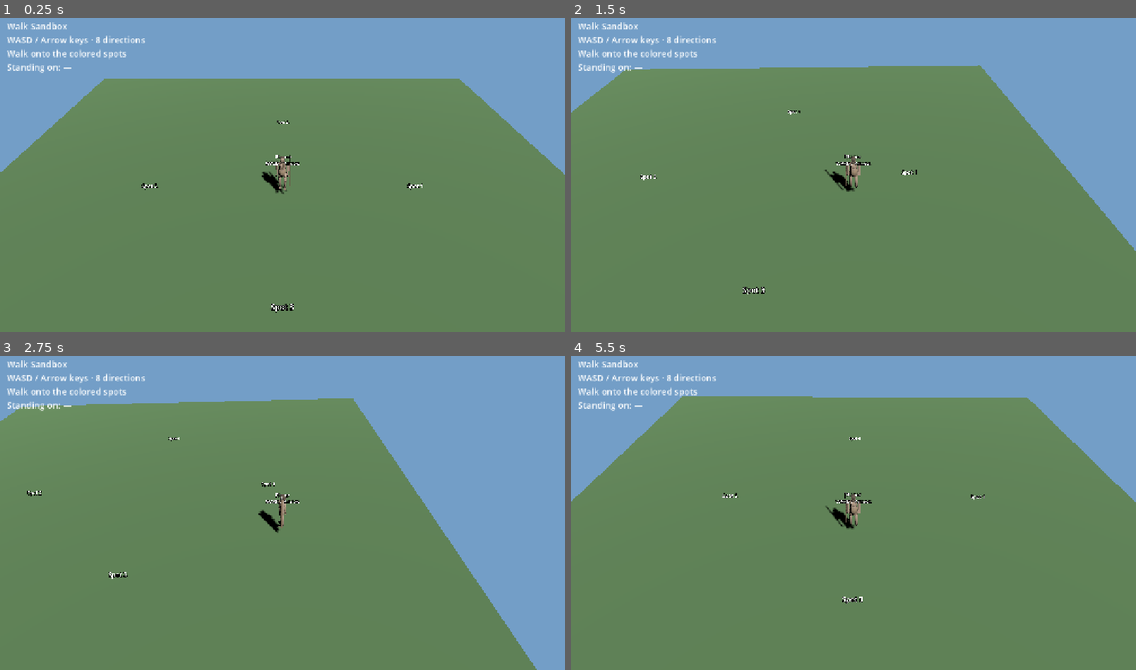
Above: before the commit, frames 1-4 (two rows, left to right).
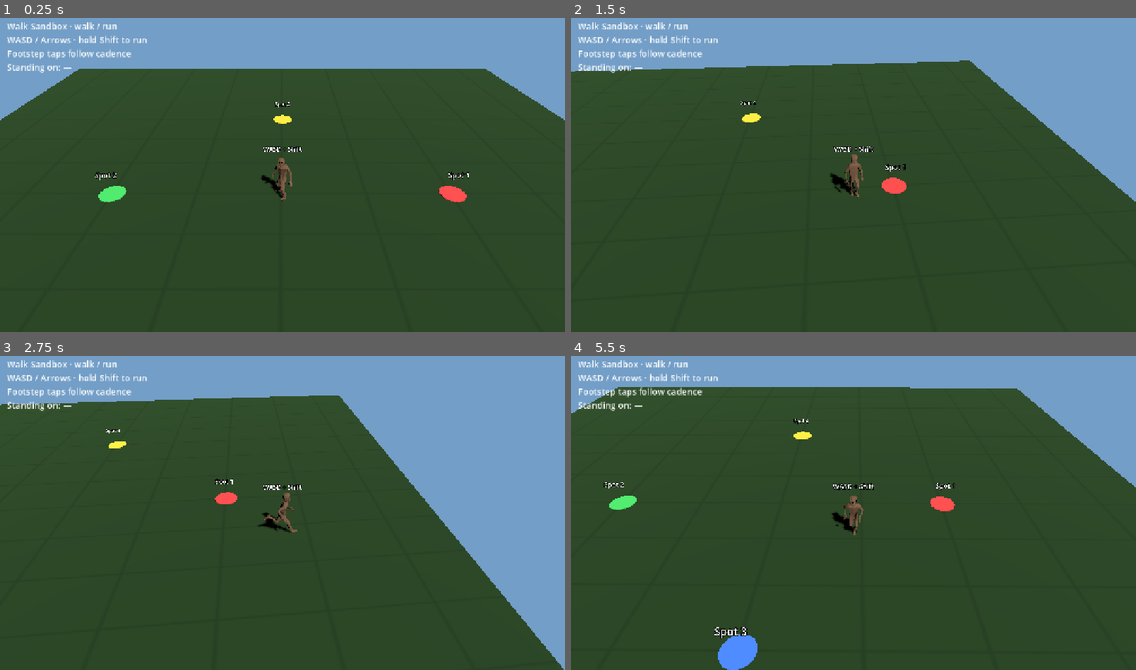
Above: after the commit, the same moments.

Repository: huangyuan3h/game-utils
Game: Godot game, scene res://scenes/main.tscn
The game is run twice, just before and just after one commit, with the same random seed, the same clock (stepped at 60 frames per second) and the same inputs.
Inputs:
- Up to frame 1 (0.25 s): no input
- Up to frame 2 (1.5 s): hold D (move_right) 0.53-1.28 s; hold Shift (sprint, bound only after the commit) 0.53-1.28 s; hold S (move_back) from 1.28 s (still down); tap Shift (sprint, bound only after the commit) at 1.35 s
- Up to frame 3 (2.75 s): release S (move_back) at 2.03 s; hold D (move_right) from 2.03 s (still down); hold Shift (sprint, bound only after the commit) from 2.03 s (still down)
- Up to frame 4 (5.5 s): release D (move_right) at 2.78 s; release Shift (sprint, bound only after the commit) at 2.78 s; hold W (move_forward) 2.78-3.53 s; tap Shift (sprint, bound only after the commit) at 2.85, 4.35 s; hold Shift (sprint, bound only after the commit) 3.53-4.28 s; hold A (move_left) 3.53-5.03 s; hold S (move_back) from 5.03 s (still down); hold Shift (sprint, bound only after the commit) from 5.03 s (still down)

The runs differ from the first frame. In frame 1, 82% of the frame differs, in the area x 0-100%, y 1-100%; in frame 2, 79%; in frame 3, 70%; in frame 4, 86%.

Commit message:
Add natural walk/run and footstep audio to the walk sandbox.
Use Quaternius Idle/Walk/Run clips with Shift-to-sprint, smoothed motion, and soft footfall taps so on-foot movement feels more alive.

Co-authored-by: Cursor <cursoragent@cursor.com>

Diff:
--- a/prototypes/walk-sandbox/scenes/main.tscn
+++ b/prototypes/walk-sandbox/scenes/main.tscn
@@ -14,7 +14,7 @@
 
 [sub_resource type="CapsuleShape3D" id="CapsuleShape_player"]
 radius = 0.28
-height = 1.2
+height = 1.5
 
 [node name="Main" type="Node3D" unique_id=1269248842]
 script = ExtResource("1_main")
@@ -26,7 +26,6 @@
 [node name="Ground" type="StaticBody3D" parent="." unique_id=23780792]
 
 [node name="Mesh" type="MeshInstance3D" parent="Ground" unique_id=793050835]
-transform = Transform3D(1, 0, 0, 0, 1, 0, 0, 0, 1, -0.044577003, 0.21098876, -0.10698938)
 mesh = SubResource("BoxMesh_ground")
 surface_material_override/0 = SubResource("Mat_ground")
 
@@ -36,23 +35,28 @@
 [node name="Markers" type="Node3D" parent="." unique_id=360272674]
 
 [node name="Player" type="CharacterBody3D" parent="." unique_id=838498341]
-transform = Transform3D(1, 0, 0, 0, 1, 0, 0, 0, 1, 0, 0.7, 0)
+transform = Transform3D(1, 0, 0, 0, 1, 0, 0, 0, 1, 0, 0.1, 0)
+floor_stop_on_slope = true
 script = ExtResource("2_player")
 
 [node name="CollisionShape3D" type="CollisionShape3D" parent="Player" unique_id=224417404]
-transform = Transform3D(1, 0, 0, 0, 1, 0, 0, 0, 1, 0, 0.1, 0)
+transform = Transform3D(1, 0, 0, 0, 1, 0, 0, 0, 1, 0, 0.75, 0)
 shape = SubResource("CapsuleShape_player")
 
 [node name="VisualRoot" type="Node3D" parent="Player" unique_id=760596979]
 
 [node name="NameLabel" type="Label3D" parent="Player" unique_id=739196515]
-transform = Transform3D(1, 0, 0, 0, 1, 0, 0, 0, 1, 0, 1.5, 0)
+transform = Transform3D(1, 0, 0, 0, 1, 0, 0, 0, 1, 0, 1.85, 0)
 billboard = 1
 text = "Player"
 font_size = 40
 
+[node name="Footsteps" type="AudioStreamPlayer3D" parent="Player"]
+max_distance = 28.0
+bus = &"Master"
+
 [node name="CameraPivot" type="Node3D" parent="." unique_id=1928437569]
-transform = Transform3D(1, 0, 0, 0, 1, 0, 0, 0, 1, 0, 10, 12)
+transform = Transform3D(1, 0, 0, 0, 1, 0, 0, 0, 1, 0, 7.5, 9.5)
 
 [node name="Camera3D" type="Camera3D" parent="CameraPivot" unique_id=799958814]
 current = true
--- a/prototypes/walk-sandbox/scripts/main.gd
+++ b/prototypes/walk-sandbox/scripts/main.gd
@@ -5,6 +5,7 @@
 @onready var _camera: Camera3D = $CameraPivot/Camera3D
 @onready var _hud: Label = $CanvasLayer/HUD
 @onready var _markers_root: Node3D = $Markers
+@onready var _ground_mesh: MeshInstance3D = $Ground/Mesh
 
 const MARKER_COLORS := [
 	Color(0.9, 0.25, 0.25),
@@ -24,16 +25,34 @@
 
 
 func _ready() -> void:
+	_style_ground()
 	_spawn_markers()
 	_update_hud()
 
 
-func _process(_delta: float) -> void:
-	# Soft follow
-	var target := _player.global_position + Vector3(0, 10, 12)
-	$CameraPivot.global_position = $CameraPivot.global_position.lerp(target, 0.08)
-	_camera.look_at(_player.global_position + Vector3(0, 0.8, 0), Vector3.UP)
+func _process(delta: float) -> void:
+	# Soft follow, framed for ~1.65m character
+	var target := _player.global_position + Vector3(0, 7.5, 9.5)
+	$CameraPivot.global_position = $CameraPivot.global_position.lerp(target, 1.0 - exp(-6.0 * delta))
+	_camera.look_at(_player.global_position + Vector3(0, 0.9, 0), Vector3.UP)
 	_update_hud()
+
+
+func _style_ground() -> void:
+	var mat := StandardMaterial3D.new()
+	mat.albedo_color = Color(0.40, 0.55, 0.36)
+	mat.roughness = 0.95
+	# Soft grid so walking distance reads clearly
+	var img := Image.create(64, 64, false, Image.FORMAT_RGBA8)
+	img.fill(Color(0.40, 0.55, 0.36))
+	for x in 64:
+		for y in 64:
+			if x == 0 or y == 0 or x == 32 or y == 32:
+				img.set_pixel(x, y, Color(0.34, 0.48, 0.30))
+	var tex := ImageTexture.create_from_image(img)
+	mat.albedo_texture = tex
+	mat.uv1_scale = Vector3(14, 14, 14)
+	_ground_mesh.material_override = mat
 
 
 func _spawn_markers() -> void:
@@ -42,19 +61,19 @@
 		var cyl := CylinderMesh.new()
 		cyl.top_radius = 0.45
 		cyl.bottom_radius = 0.45
-		cyl.height = 0.15
+		cyl.height = 0.12
 		marker.mesh = cyl
 		var mat := StandardMaterial3D.new()
 		mat.albedo_color = MARKER_COLORS[i]
 		mat.emission_enabled = true
 		mat.emission = MARKER_COLORS[i] * 0.35
 		marker.material_override = mat
-		marker.position = MARKER_POS[i] + Vector3(0, 0.08, 0)
+		marker.position = MARKER_POS[i] + Vector3(0, 0.07, 0)
 		marker.name = "Marker_%d" % (i + 1)
 
 		var label := Label3D.new()
 		label.text = "Spot %d" % (i + 1)
-		label.position = Vector3(0, 0.7, 0)
+		label.position = Vector3(0, 0.85, 0)
 		label.font_size = 48
 		label.modulate = Color(1, 1, 1)
 		label.billboard = BaseMaterial3D.BILLBOARD_ENABLED
@@ -70,4 +89,9 @@
 		if d <= REACH_DIST:
 			reached.append("Spot %d" % (i + 1))
 	var status := "Standing on: " + (", ".join(reached) if reached else "—")
-	_hud.text = "Walk Sandbox\nWASD / Arrow keys · 8 directions\nWalk onto the colored spots\n%s" % status
+	_hud.text = (
+		"Walk Sandbox · walk / run\n"
+		+ "WASD / Arrows · hold Shift to run\n"
+		+ "Footstep taps follow cadence\n"
+		+ status
+	)
--- a/prototypes/walk-sandbox/scripts/player.gd
+++ b/prototypes/walk-sandbox/scripts/player.gd
@@ -1,38 +1,153 @@
 extends CharacterBody3D
-## 8-direction walk controller (WASD / arrow keys).
-
-const SPEED := 4.5
-const MODEL_PATH := "res://assets/models/walker.glb"
-const FALLBACK_MODEL := "res://assets/models/settler.glb"
+## Natural 8-direction walk/run — Quaternius Idle/Walk/Run + footstep taps.
+
+const WALK_SPEED := 3.2
+const RUN_SPEED := 6.4
+const ACCEL := 16.0
+const DECEL := 20.0
+const TURN_SPEED := 12.0
+const MODEL_SCALE := 0.30
+const ANIMATED_PATH := "res://assets/models/quaternius/AnimatedHuman.fbx"
+const WALKER_PATH := "res://assets/models/walker.glb"
+const SETTLER_PATH := "res://assets/models/settler.glb"
+
+## Seconds between footfalls (one foot). Run is quicker da-da.
+const WALK_STEP_INTERVAL := 0.42
+const RUN_STEP_INTERVAL := 0.26
 
 @onready var _visual_root: Node3D = $VisualRoot
 @onready var _label: Label3D = $NameLabel
+@onready var _feet: AudioStreamPlayer3D = $Footsteps
+
+var _anim: AnimationPlayer = null
+var _clip_idle: String = ""
+var _clip_walk: String = ""
+var _clip_run: String = ""
+var _using_rig: bool = false
+var _bob_t: float = 0.0
+var _facing_yaw: float = 0.0
+var _current_clip: String = ""
+var _step_timer: float = 0.0
+var _walk_streams: Array[AudioStream] = []
+var _run_streams: Array[AudioStream] = []
+var _rng := RandomNumberGenerator.new()
 
 
 func _ready() -> void:
+	_rng.randomize()
 	_ensure_input_map()
+	_load_footsteps()
 	_load_model()
-	_label.text = "Player\nWASD / Arrows"
-
-
-func _physics_process(_delta: float) -> void:
+	_label.text = "WASD + Shift"
+
+
+func _physics_process(delta: float) -> void:
 	var input_dir := Input.get_vector("move_left", "move_right", "move_forward", "move_back")
-	# XZ plane: forward is -Z in Godot
-	var direction := Vector3(input_dir.x, 0.0, input_dir.y)
-	if direction.length_squared() > 0.0001:
-		direction = direction.normalized()
-		velocity.x = direction.x * SPEED
-		velocity.z = direction.z * SPEED
-		# Face movement direction (keep upright)
-		var look_at_pos := global_position + Vector3(direction.x, 0.0, direction.z)
-		if look_at_pos.distance_squared_to(global_position) > 0.0001:
-			look_at(look_at_pos, Vector3.UP)
+	var wish := Vector3(input_dir.x, 0.0, input_dir.y)
+	var moving := wish.length_squared() > 0.0001
+	var want_run := moving and Input.is_action_pressed("sprint")
+	var speed := RUN_SPEED if want_run else WALK_SPEED
+
+	if moving:
+		wish = wish.normalized()
+		var target_vel := wish * speed
+		velocity.x = move_toward(velocity.x, target_vel.x, ACCEL * delta)
+		velocity.z = move_toward(velocity.z, target_vel.z, ACCEL * delta)
+		var target_yaw := atan2(wish.x, wish.z)
+		_facing_yaw = lerp_angle(_facing_yaw, target_yaw, 1.0 - exp(-TURN_SPEED * delta))
+		_visual_root.rotation.y = _facing_yaw
 	else:
-		velocity.x = move_toward(velocity.x, 0.0, SPEED)
-		velocity.z = move_toward(velocity.z, 0.0, SPEED)
+		velocity.x = move_toward(velocity.x, 0.0, DECEL * delta)
+		velocity.z = move_toward(velocity.z, 0.0, DECEL * delta)
 
 	velocity.y = 0.0
 	move_and_slide()
+
+	var speed_xz := Vector2(velocity.x, velocity.z).length()
+	var running := want_run and speed_xz > WALK_SPEED * 0.85
+	_update_anim(speed_xz, running, delta)
+	_update_footsteps(speed_xz, running, delta)
+
+
+func _update_anim(speed_xz: float, running: bool, delta: float) -> void:
+	var moving := speed_xz > 0.25
+	if _using_rig and _anim != null:
+		if moving:
+			if running and _clip_run != "":
+				_play_clip(_clip_run)
+				_anim.speed_scale = clampf(speed_xz / RUN_SPEED, 0.85, 1.2)
+			else:
+				_play_clip(_clip_walk if _clip_walk != "" else _clip_run)
+				_anim.speed_scale = clampf(speed_xz / WALK_SPEED, 0.75, 1.25)
+		else:
+			_play_clip(_clip_idle)
+			_anim.speed_scale = 1.0
+		_visual_root.position.y = 0.0
+		return
+
+	if moving:
+		var bob_rate := 14.0 if running else 8.0
+		var bob_amp := 0.06 if running else 0.045
+		_bob_t += delta * (bob_rate + speed_xz * 1.5)
+		_visual_root.position.y = absf(sin(_bob_t)) * bob_amp
+		_visual_root.rotation.z = sin(_bob_t * 0.5) * 0.05
+		_visual_root.rotation.x = sin(_bob_t) * 0.035
+	else:
+		_bob_t = 0.0
+		_visual_root.position.y = move_toward(_visual_root.position.y, 0.0, delta * 2.0)
+		_visual_root.rotation.x = move_toward(_visual_root.rotation.x, 0.0, delta * 4.0)
+		_visual_root.rotation.z = move_toward(_visual_root.rotation.z, 0.0, delta * 4.0)
+
+
+func _update_footsteps(speed_xz: float, running: bool, delta: float) -> void:
+	if speed_xz < 0.4:
+		_step_timer = 0.0
+		return
+	var interval := RUN_STEP_INTERVAL if running else WALK_STEP_INTERVAL
+	# Scale interval slightly with actual speed so slow walk is less busy
+	interval *= clampf((RUN_SPEED if running else WALK_SPEED) / maxf(speed_xz, 0.1), 0.75, 1.35)
+	_step_timer -= delta
+	if _step_timer > 0.0:
+		return
+	_step_timer = interval
+	_play_footstep(running)
+
+
+func _play_footstep(running: bool) -> void:
+	if _feet == null:
+		return
+	var pool := _run_streams if running and not _run_streams.is_empty() else _walk_streams
+	if pool.is_empty():
+		return
+	_feet.stream = pool[_rng.randi_range(0, pool.size() - 1)]
+	_feet.pitch_scale = _rng.randf_range(0.92, 1.08)
+	_feet.volume_db = (-8.0 if running else -12.0) + _rng.randf_range(-1.0, 1.0)
+	_feet.play()
+
+
+func _load_footsteps() -> void:
+	_walk_streams.clear()
+	_run_streams.clear()
+	for i in 4:
+		var wpath := "res://assets/sfx/foot_walk_%d.wav" % i
+		var rpath := "res://assets/sfx/foot_run_%d.wav" % i
+		if ResourceLoader.exists(wpath):
+			_walk_streams.append(load(wpath) as AudioStream)
+		if ResourceLoader.exists(rpath):
+			_run_streams.append(load(rpath) as AudioStream)
+	if _feet != null:
+		_feet.bus = &"Master"
+		_feet.max_distance = 28.0
+		_feet.attenuation_model = AudioStreamPlayer3D.ATTENUATION_INVERSE_DISTANCE
+
+
+func _play_clip(clip: String) -> void:
+	if _anim == null or clip == "" or clip == _current_clip:
+		return
+	if not _anim.has_animation(clip):
+		return
+	_anim.play(clip)
+	_current_clip = clip
 
 
 func _ensure_input_map() -> void:
@@ -40,6 +155,7 @@
 	_bind("move_right", [KEY_D, KEY_RIGHT])
 	_bind("move_forward", [KEY_W, KEY_UP])
 	_bind("move_back", [KEY_S, KEY_DOWN])
+	_bind("sprint", [KEY_SHIFT])
 
 
 func _bind(action: String, keys: Array) -> void:
@@ -55,29 +171,115 @@
 func _load_model() -> void:
 	for child in _visual_root.get_children():
 		child.queue_free()
-
-	var packed: PackedScene = null
-	if ResourceLoader.exists(MODEL_PATH):
-		packed = load(MODEL_PATH) as PackedScene
-	elif ResourceLoader.exists(FALLBACK_MODEL):
-		packed = load(FALLBACK_MODEL) as PackedScene
-
-	if packed == null:
-		# Capsule placeholder if GLB not imported yet
-		var mesh_instance := MeshInstance3D.new()
-		var capsule := CapsuleMesh.new()
-		capsule.radius = 0.25
-		capsule.height = 1.2
-		mesh_instance.mesh = capsule
-		var mat := StandardMaterial3D.new()
-		mat.albedo_color = Color(0.85, 0.55, 0.35)
-		mesh_instance.material_override = mat
-		mesh_instance.position.y = 0.6
-		_visual_root.add_child(mesh_instance)
-		_label.text = "Placeholder\n(open once in editor to import GLB)"
-		return
-
-	var model := packed.instantiate() as Node3D
-	_visual_root.add_child(model)
-	# Typical Kenney/civ-scale models may need a small lift
-	model.position = Vector3(0, 0, 0)
+	_anim = null
+	_using_rig = false
+	_clip_idle = ""
+	_clip_walk = ""
+	_clip_run = ""
+	_current_clip = ""
+
+	if ResourceLoader.exists(ANIMATED_PATH):
+		var packed := load(ANIMATED_PATH) as PackedScene
+		if packed != null:
+			var model := packed.instantiate() as Node3D
+			_visual_root.add_child(model)
+			model.scale = Vector3.ONE * MODEL_SCALE
+			_warm_skin(model)
+			_wire_anim(model)
+			if _using_rig:
+				_label.text = "Walk / Run\nWASD + Shift"
+				return
+
+	var fallback: PackedScene = null
+	if ResourceLoader.exists(WALKER_PATH):
+		fallback = load(WALKER_PATH) as PackedScene
+	elif ResourceLoader.exists(SETTLER_PATH):
+		fallback = load(SETTLER_PATH) as PackedScene
+	if fallback != null:
+		var model := fallback.instantiate() as Node3D
+		_visual_root.add_child(model)
+		_label.text = "Static + bob\nWASD + Shift"
+		return
+
+	var mesh_instance := MeshInstance3D.new()
+	var capsule := CapsuleMesh.new()
+	capsule.radius = 0.25
+	capsule.height = 1.2
+	mesh_instance.mesh = capsule
+	var mat := StandardMaterial3D.new()
+	mat.albedo_color = Color(0.85, 0.55, 0.35)
+	mesh_instance.material_override = mat
+	mesh_instance.position.y = 0.6
+	_visual_root.add_child(mesh_instance)
+	_label.text = "Placeholder"
+
+
+func _wire_anim(model: Node3D) -> void:
+	_anim = model.find_child("AnimationPlayer", true, false) as AnimationPlayer
+	if _anim == null:
+		return
+	_clip_idle = _find_clip("Idle")
+	_clip_walk = _find_clip("Walk")
+	_clip_run = _find_clip("Run")
+	if _clip_idle == "" and _clip_walk == "" and _clip_run == "":
+		_anim = null
+		return
+	for clip in [_clip_idle, _clip_walk, _clip_run]:
+		if clip == "":
+			continue
+		var a: Animation = _anim.get_animation(clip)
+		if a != null:
+			a.loop_mode = Animation.LOOP_LINEAR
+	_using_rig = true
+	_play_clip(_clip_idle if _clip_idle != "" else _clip_walk)
+
+
+func _find_clip(suffix: String) -> String:
+	if _anim == null:
+		return ""
+	for libname in _anim.get_animation_library_list():
+		var lib: AnimationLibrary = _anim.get_animation_library(libname)
+		if lib == null:
+			continue
+		for an in lib.get_animation_list():
+			if String(an).ends_with(suffix):
+				var ln := String(libname)
+				if ln == "" or ln == "default":
+					if _anim.has_animation(String(an)):
+						return String(an)
+					return ln + "/" + String(an) if ln != "" else String(an)
+				var qualified := ln + "/" + String(an)
+				if _anim.has_animation(qualified):
+					return qualified
+				if _anim.has_animation(String(an)):
+					return String(an)
+				return qualified
+	for an in _anim.get_animation_list():
+		if String(an).ends_with(suffix):
+			return String(an)
+	return ""
+
+
+func _warm_skin(target: Node3D) -> void:
+	var stack: Array = [target]
+	while not stack.is_empty():
+		var n: Node = stack.pop_back()
+		if n is MeshInstance3D:
+			var mi := n as MeshInstance3D
+			var mesh := mi.mesh
+			if mesh != null:
+				for si in range(mesh.get_surface_count()):
+					var src: Material = mi.get_surface_override_material(si)
+					if src == null:
+						src = mesh.surface_get_material(si)
+					var sm: StandardMaterial3D
+					if src is StandardMaterial3D:
+						sm = (src as StandardMaterial3D).duplicate() as StandardMaterial3D
+					else:
+						sm = StandardMaterial3D.new()
+					sm.albedo_color = Color(0.52, 0.38, 0.28)
+					sm.roughness = 0.92
+					sm.metallic = 0.0
+					mi.set_surface_override_material(si, sm)
+		for ch in n.get_children():
+			stack.append(ch)
Binary file added: prototypes/walk-sandbox/assets/models/quaternius/AnimatedHuman.fbx
Not shown, added: prototypes/walk-sandbox/assets/models/quaternius/LICENSE.txt
Not shown, added: prototypes/walk-sandbox/assets/sfx/README.txt
Not shown, added: prototypes/walk-sandbox/assets/sfx/foot_run_0.wav
Not shown, added: prototypes/walk-sandbox/assets/sfx/foot_run_1.wav
Not shown, added: prototypes/walk-sandbox/assets/sfx/foot_run_2.wav
Not shown, added: prototypes/walk-sandbox/assets/sfx/foot_run_3.wav
Not shown, added: prototypes/walk-sandbox/assets/sfx/foot_walk_0.wav
Not shown, added: prototypes/walk-sandbox/assets/sfx/foot_walk_1.wav
Not shown, added: prototypes/walk-sandbox/assets/sfx/foot_walk_2.wav
Not shown, added: prototypes/walk-sandbox/assets/sfx/foot_walk_3.wav
